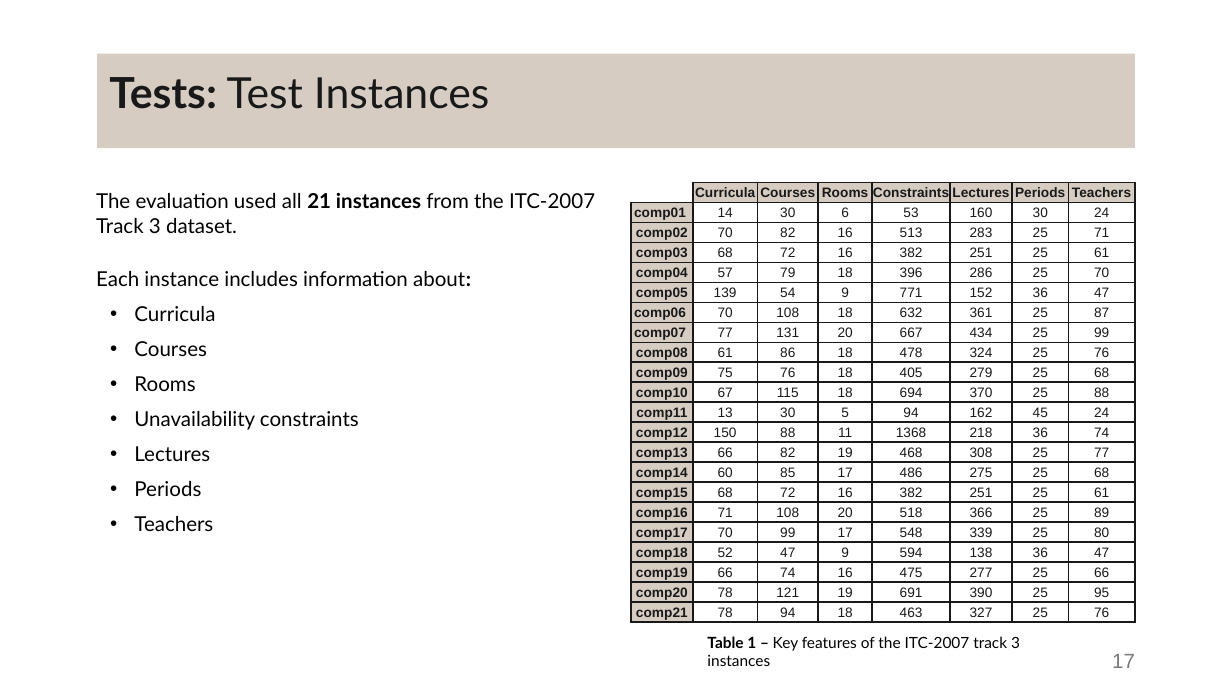
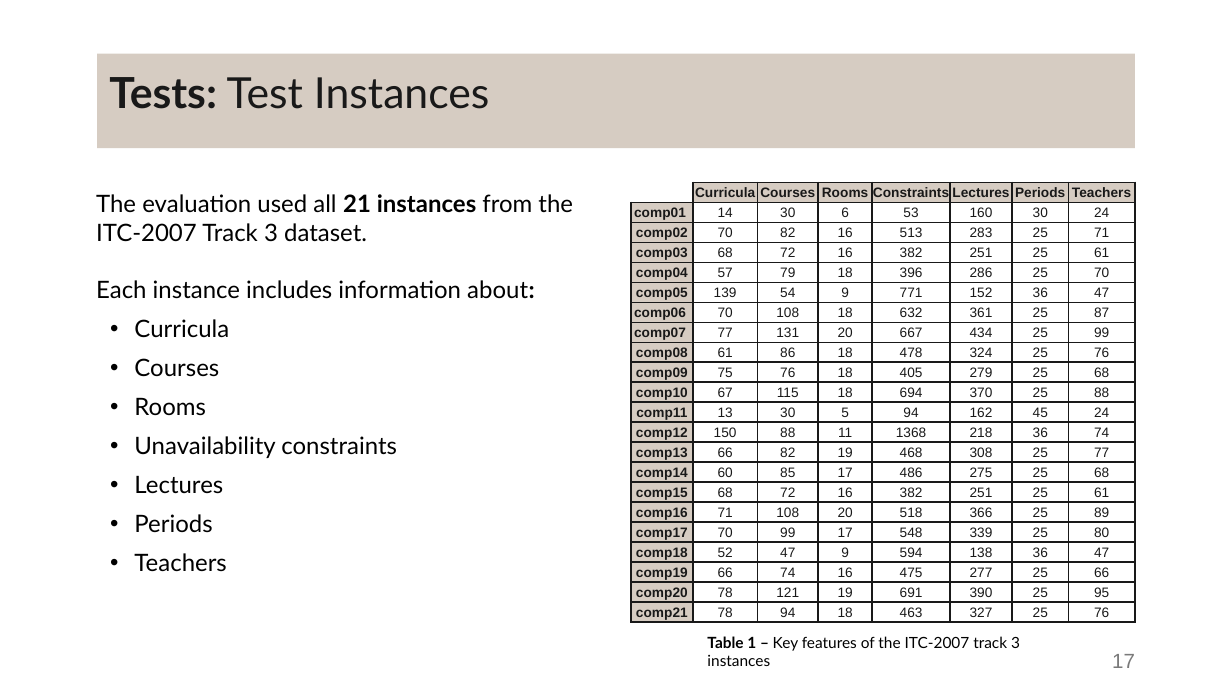
Before and after one commit to DanielaTomas/FCUP-SCHEDULE, a slide deck: slide 17 of Docs/Presentation.pptx. Drawn at 1232x693 pixels with LibreOffice and Linux fonts; fonts in the diff are those of the drawing. Boxes give left, top, right and bottom in pixels: in the first picture for what was removed or moved away, otherwise in the second. Text is boxed around its words. In the diff, an @@ line names an element or a change of style, - is before the commit and + after.

```diff
--- a/Docs/Presentation.pptx
+++ b/Docs/Presentation.pptx
@@ text "The evaluation used all 21 ..." at box(96, 194, 573, 571): size 12 to 14 pt @@
```
Also in this commit, not shown: 19 other slides changed.
